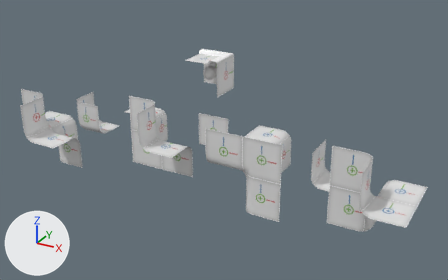
The Blender file BasicsAssets/Palettes/Blocks.blend: old version first, new version second.
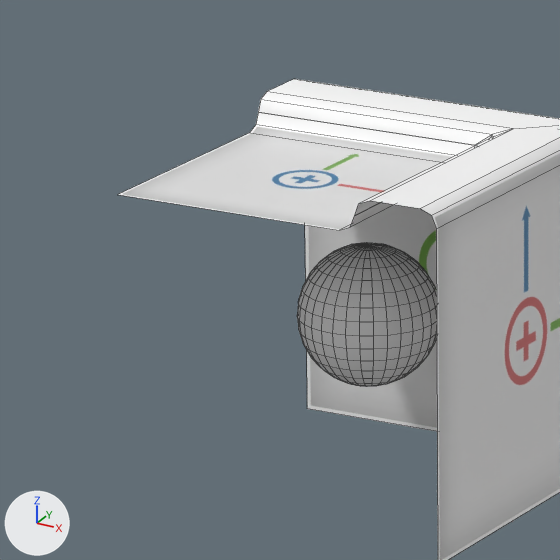
The first picture shows the older version from a camera (50 mm lens) standing at (4.24, -7.14, 3.6) and looking at (0.7, -0.7, 0.38). The close-ups show both versions on the part from 39% to 51% of the width and 15% to 35% of the height of that picture; other places that the commit changed are outside them. Arrows for +X, +Y and +Z are at lower left; the lights stay in place. The close-ups show mesh edges as thin lines.

Script lines for the objects in view, before the commit:
```python
me_cube_005 = bpy.data.meshes.new('Cube.005')
me_cube_005.from_pydata(...)  # 13 vertices, 7 faces; spans x -0.25..0.25, y -0.25..0.25, z -0.25..0.25
me_cube_005.polygons.foreach_set('use_smooth', [True] * 7)
me_cube_005.materials.append(mat_testmaterial_001)  # picture img_testtexture2_png_002
me_sphere = bpy.data.meshes.new('Sphere')
me_sphere.from_pydata(...)  # a UV sphere (32 segments, 16 rings, poles along z) spanning x -1.0..1.0, y -1.0..1.0, z -1.0..1.0
ob_castle_corner_1x1x1_001 = bpy.data.objects.new('Castle Corner 1x1x1.001', me_cube_005)
ob_castle_corner_1x1x1_001.location = (0.1, 0.0, 1.0)
_m = ob_castle_corner_1x1x1_001.modifiers.new('Bevel', 'BEVEL')
_m.width = 0.58
_m.width_pct = 0.58
_m.segments = 2
ob_sphere = bpy.data.objects.new('Sphere', me_sphere)
ob_sphere.location = (0.1, 0.0, 1.0)
ob_sphere.scale = (0.1, 0.1, 0.1)
```
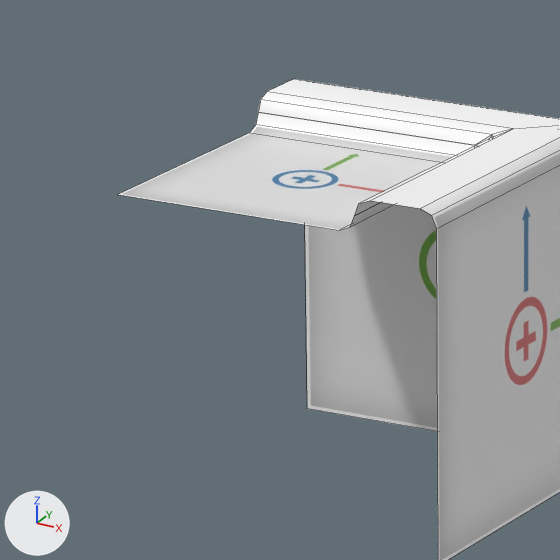
Location of each change, [x1, y1, x2, y2] in pixels of the close-ups (560 x 560 px):
'Sphere', moved (not visible afterwards)
    before: [297, 243, 437, 386]

The edits, one by one:
Object 'Sphere' (ob_sphere) moves from (0.1, 0.0, 1.0) to (-0.5, -1.0, 0.0).
